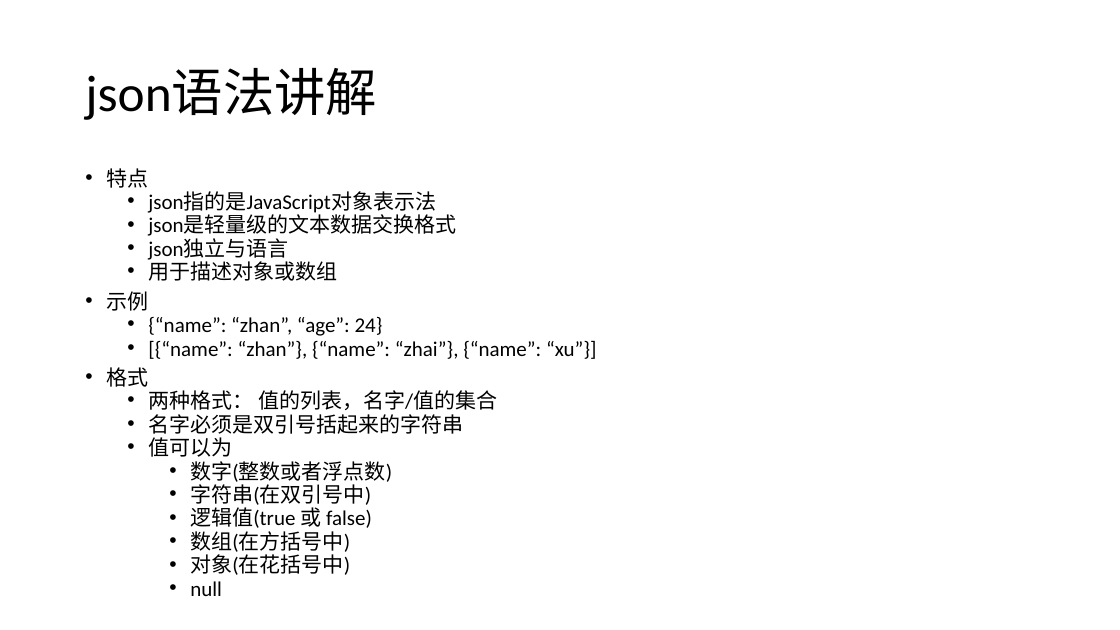
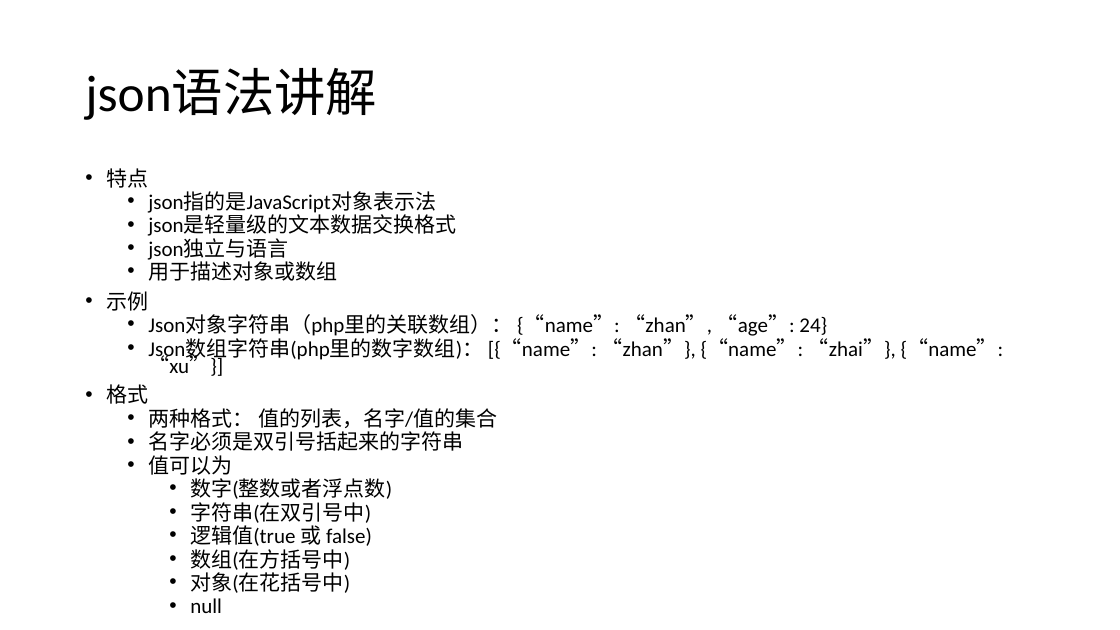
Before and after one commit to zhan3333/php-example, a slide deck: slide 5 of doc/ppt/第八课-前后端分离.pptx. Drawn at 1120x630 pixels with LibreOffice and Linux fonts; fonts in the diff are those of the drawing. Boxes give left, top, right and bottom in pixels: in the first picture for what was removed or moved away, otherwise in the second. Text is boxed around its words. In the diff, an @@ line names an element or a change of style, - is before the commit and + after.

```diff
--- a/doc/ppt/第八课-前后端分离.pptx
+++ b/doc/ppt/第八课-前后端分离.pptx
@@ text at (148,314,1004,376): text changed @@
-  • {“name”: “zhan”, “age”: 24}
-  • [{“name”: “zhan”}, {“name”: “zhai”}, {“name”: “xu”}]
+  • Json对象字符串（php里的关联数组）： {“name”: “zhan”, “age”: 24}
+  • Json数组字符串(php里的数字数组)： [{“name”: “zhan”}, {“name”: “zhai”}, {“name”: “xu”}]
```
Also in this commit, not shown: 1 other slide changed, 7 other files.
